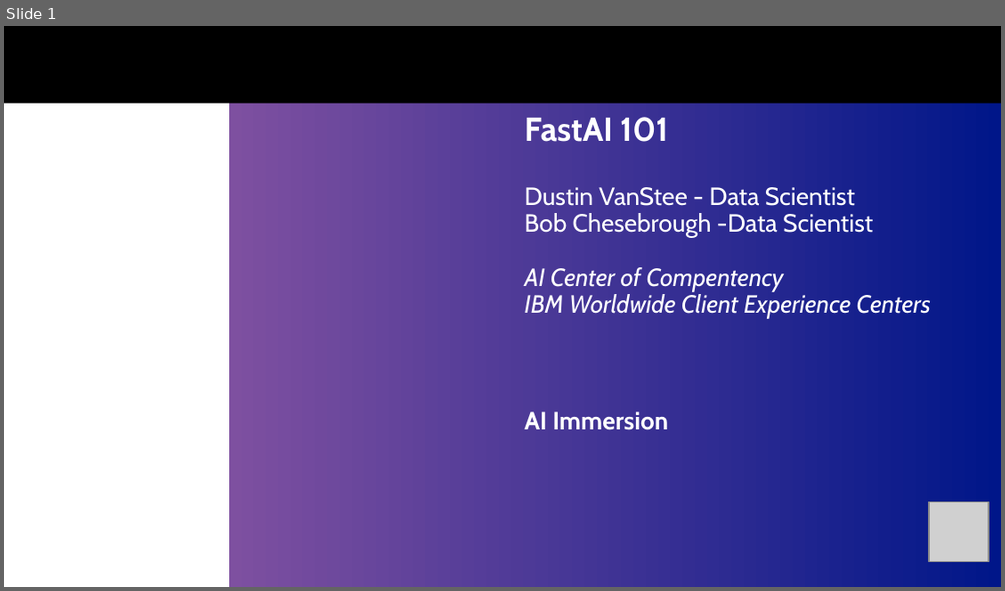
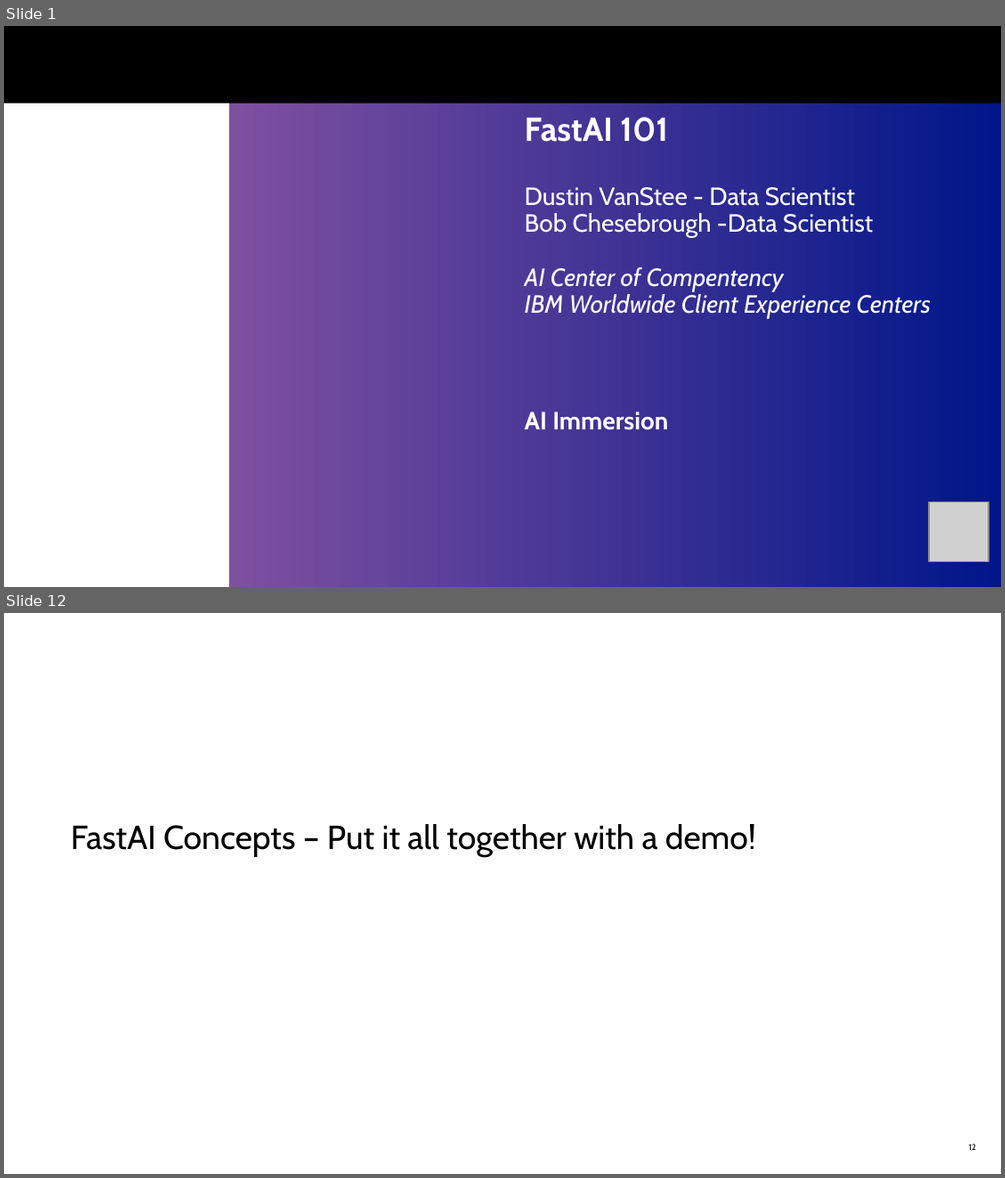
Before and after one commit to dustinvanstee/aicoc-ai-immersion, a slide deck: FastAI/FastAI-101.pptx. Shown one above the other, each under a label of ours: slide 1 before the commit, slides 1 and 12 after it; the slides between them are not shown. The pictures are 1005x591 and 1005x1178 pixels, drawn with LibreOffice and Linux fonts; fonts in the diff are those of the drawing; grey boxes stand for pictures; background and template pictures are left out. Boxes give left, top, right and bottom in pixels: in the first picture for what was removed or moved away, otherwise in the second. Text is boxed around its words. In the diff, an @@ line names an element or a change of style, - is before the commit and + after.

```diff
--- a/FastAI/FastAI-101.pptx
+++ b/FastAI/FastAI-101.pptx
@@ slide 12 added at [4,613,1001,1174], background #FFFFFF @@
@@ title added at [71,824,756,856], 24 pt, text #000000 @@
+FastAI Concepts – Put it all together with a demo!
@@ page number added at [969,1143,976,1150], 6 pt, text #000000 @@
+12
```
Also in this commit, not shown: 1 slide changed, 9 other slides added, 1 slide removed, 2 other files.
